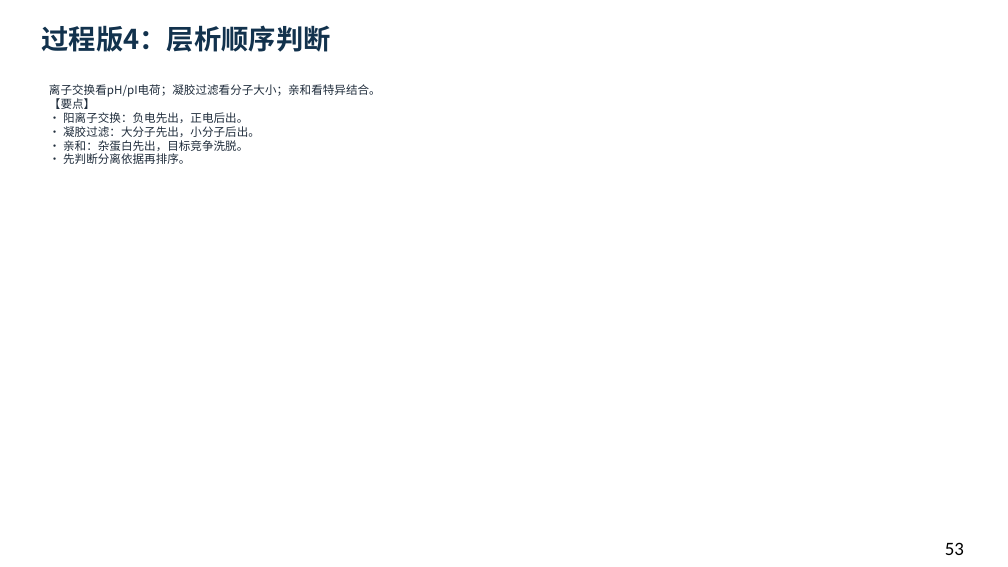
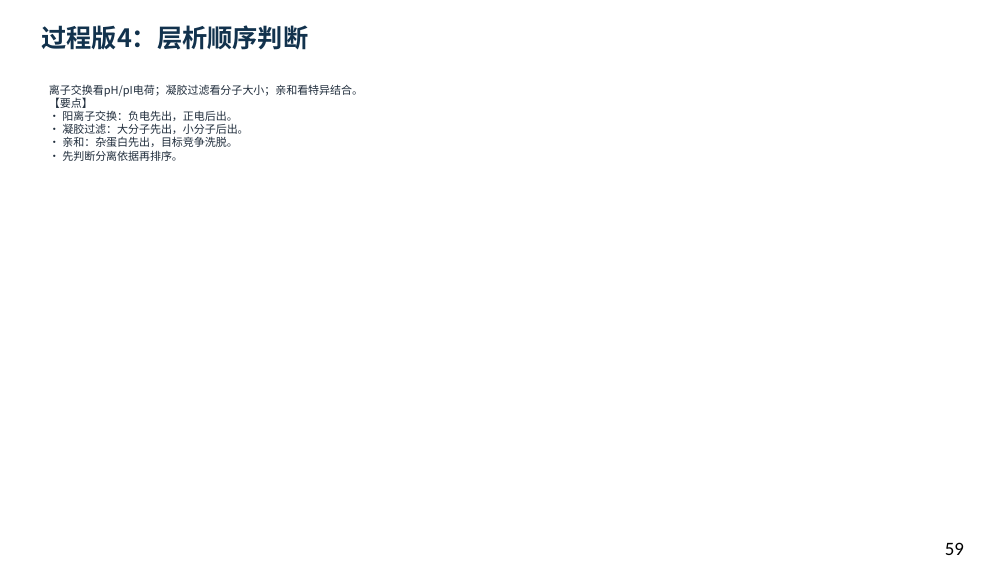
Before and after one commit to newkan-li/Biochemistry, a slide deck: slide 59 of downloads/bc05-ai-style.pptx (slide 53 before the commit). Drawn at 1008x567 pixels with LibreOffice and Linux fonts; fonts in the diff are those of the drawing. Boxes give left, top, right and bottom in pixels: in the first picture for what was removed or moved away, otherwise in the second. Text is boxed around its words. In the diff, an @@ line names an element or a change of style, - is before the commit and + after.

```diff
--- a/downloads/bc05-ai-style.pptx
+++ b/downloads/bc05-ai-style.pptx
@@ text "过程版4：层析顺序判断" at (41, 25, 308, 50): size 26 to 24 pt @@
@@ text "离子交换看pH/pI电荷；凝胶过滤看分子大小；亲和看特异结合。 【要点】 • 阳离子交换：负电先出，正电后出。 • ..." at (49, 84, 363, 161): size 11 to 10.5 pt @@
@@ text at (945, 542, 964, 555): text changed @@
-53
+59
```
Also in this commit, not shown: 62 other slides changed, 22 slides added, 10 other files.
